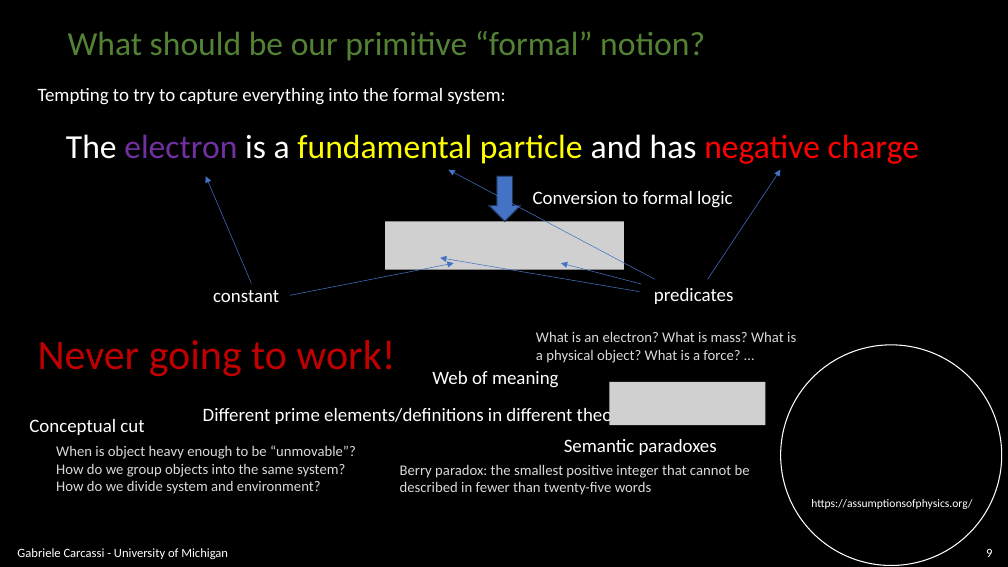
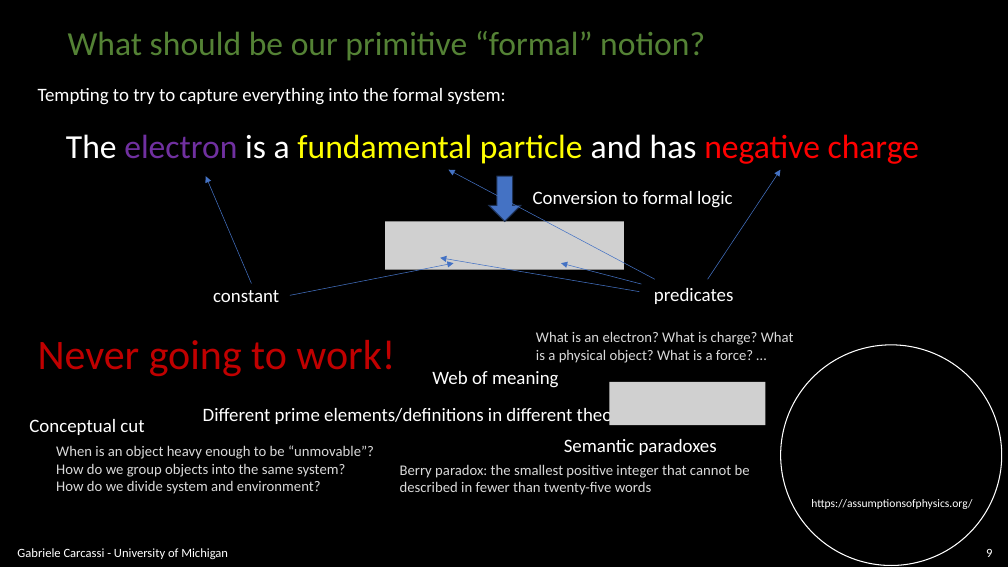
Before and after one commit to assumptionsofphysics/slides, a slide deck: slide 9 of BookCompanions-v2/PM-1-FormalSystemsForPhysics.pptx. Drawn at 1008x567 pixels with LibreOffice and Linux fonts; fonts in the diff are those of the drawing; grey boxes stand for pictures; background and template pictures are left out. Boxes give left, top, right and bottom in pixels: in the first picture for what was removed or moved away, otherwise in the second. Text is boxed around its words. In the diff, an @@ line names an element or a change of style, - is before the commit and + after.

```diff
--- a/BookCompanions-v2/PM-1-FormalSystemsForPhysics.pptx
+++ b/BookCompanions-v2/PM-1-FormalSystemsForPhysics.pptx
@@ text at bbox=[536, 331, 794, 363]: text changed @@
-What is an electron? What is mass? What is a physical object? What is a force? …
+What is an electron? What is charge? What is a physical object? What is a force? …
@@ text at bbox=[56, 445, 374, 494]: text changed @@
-When is object heavy enough to be “unmovable”? How do we group objects into the same system? How do we divide system and environment?
+When is an object heavy enough to be “unmovable”? How do we group objects into the same system? How do we divide system and environment?
```
Also in this commit, not shown: 3 other slides changed, 2 other files.
